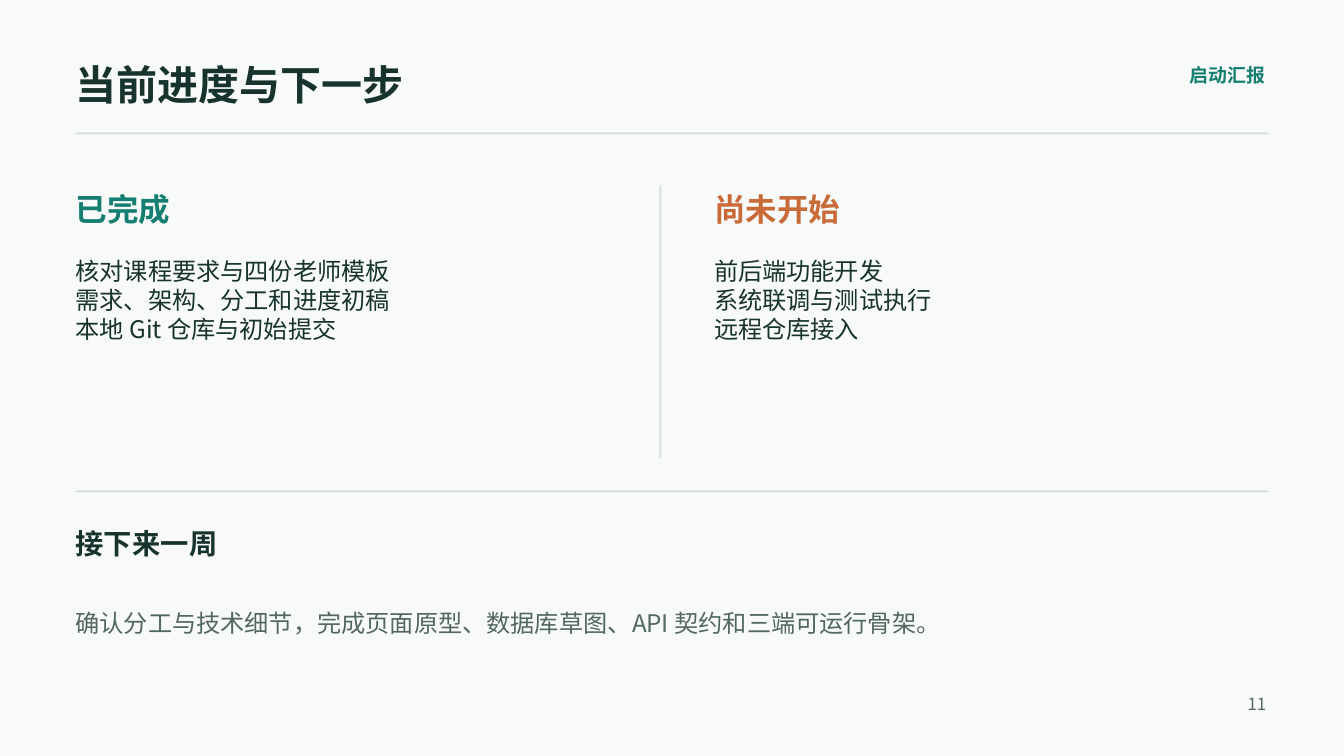
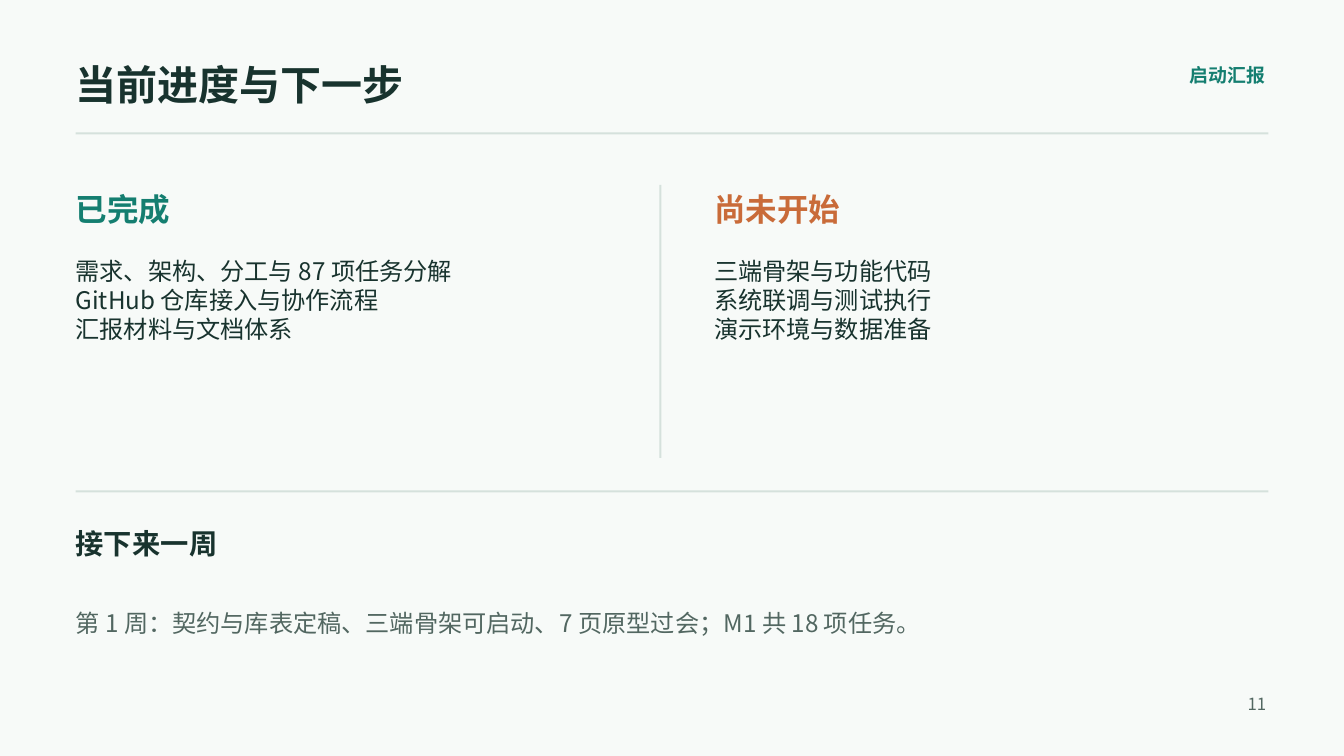
Before and after one commit to Jinooo123/picklight, a slide deck: slide 11 of presentation/拾光圈-项目启动汇报-2026-11-20.pptx. Drawn at 1344x756 pixels with LibreOffice and Linux fonts; fonts in the diff are those of the drawing. Boxes give left, top, right and bottom in pixels: in the first picture for what was removed or moved away, otherwise in the second. Text is boxed around its words. In the diff, an @@ line names an element or a change of style, - is before the commit and + after.

Commit message:
docs: 汇报 PPT 更新至 87 项任务与仓库现状

```diff
--- a/presentation/拾光圈-项目启动汇报-2026-11-20.pptx
+++ b/presentation/拾光圈-项目启动汇报-2026-11-20.pptx
@@ text at [76, 259, 452, 340]: text changed @@
-核对课程要求与四份老师模板
-需求、架构、分工和进度初稿
-本地 Git 仓库与初始提交
+需求、架构、分工与 87 项任务分解 GitHub 仓库接入与协作流程 汇报材料与文档体系
@@ text at [714, 259, 932, 340]: text changed @@
-前后端功能开发
-系统联调与测试执行
-远程仓库接入
+三端骨架与功能代码 系统联调与测试执行 演示环境与数据准备
@@ text at [76, 611, 921, 636]: text changed @@
-确认分工与技术细节，完成页面原型、数据库草图、API 契约和三端可运行骨架。
+第 1 周：契约与库表定稿、三端骨架可启动、7 页原型过会；M1 共 18 项任务。
```
Also in this commit, not shown: 3 other slides changed.
